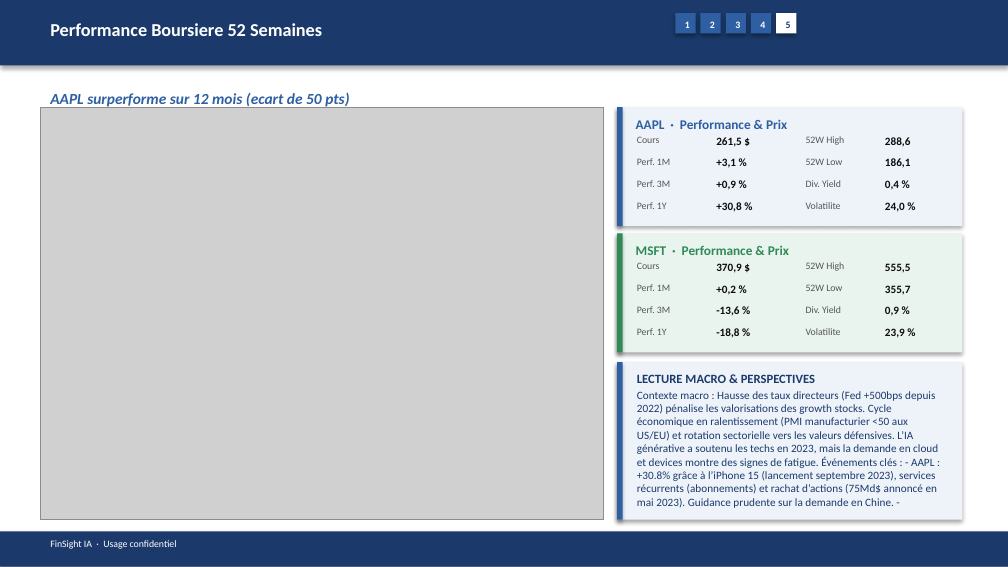
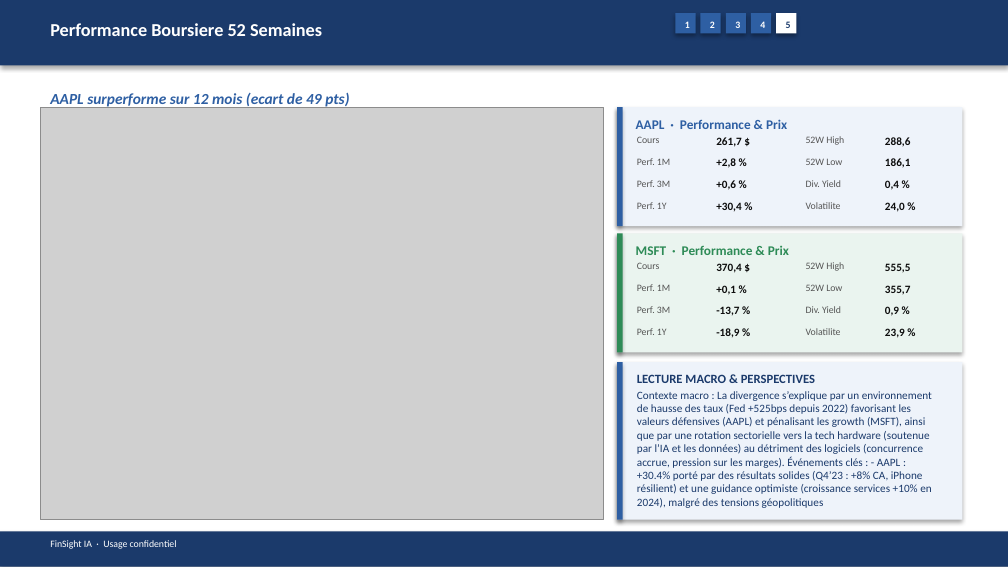
Before and after one commit to baptistejeh07-art/finsight-ia, a slide deck: slide 20 of preview/AAPL_vs_MSFT/AAPL_vs_MSFT_comparison.pptx. Drawn at 1008x567 pixels with LibreOffice and Linux fonts; fonts in the diff are those of the drawing; grey boxes stand for pictures. Boxes give left, top, right and bottom in pixels: in the first picture for what was removed or moved away, otherwise in the second. Text is boxed around its words. In the diff, an @@ line names an element or a change of style, - is before the commit and + after.

Commit message:
chore(preview): comparatif AAPL_vs_MSFT outputs

```diff
--- a/preview/AAPL_vs_MSFT/AAPL_vs_MSFT_comparison.pptx
+++ b/preview/AAPL_vs_MSFT/AAPL_vs_MSFT_comparison.pptx
@@ text at (50, 93, 349, 109): text changed @@
-AAPL surperforme sur 12 mois (ecart de 50 pts)
+AAPL surperforme sur 12 mois (ecart de 49 pts)
@@ text at (716, 137, 742, 147): text changed @@
-261,5 $
+261,7 $
@@ text at (716, 158, 736, 168): text changed @@
-+3,1 %
++2,8 %
@@ text at (716, 202, 741, 211): text changed @@
-+30,8 %
++30,4 %
@@ text at (716, 263, 742, 273): text changed @@
-370,9 $
+370,4 $
@@ text at (716, 306, 739, 315): text changed @@
--13,6 %
+-13,7 %
@@ text at (716, 328, 739, 337): text changed @@
--18,8 %
+-18,9 %
@@ text at (637, 391, 932, 508): text changed @@
-Contexte macro : Hausse des taux directeurs (Fed +500bps depuis 2022) pénalise les valorisations des growth stocks. Cycle économique en ralentissement (PMI manufacturier <50 aux US/EU) et rotation sectorielle vers les valeurs défensives. L’IA générative a soutenu les techs en 2023, mais la demande en cloud et devices montre des signes de fatigue. Événements clés : - AAPL : +30.8% grâce à l’iPhone 15 (lancement septembre 2023), services récurrents (abonnements) et rachat d’actions (75Md$ annoncé en mai 2023). Guidance prudente sur la demande en Chine. -
+Contexte macro : La divergence s’explique par un environnement de hausse des taux (Fed +525bps depuis 2022) favorisant les valeurs défensives (AAPL) et pénalisant les growth (MSFT), ainsi que par une rotation sectorielle vers la tech hardware (soutenue par l’IA et les données) au détriment des logiciels (concurrence accrue, pression sur les marges). Événements clés : - AAPL : +30.4% porté par des résultats solides (Q4’23 : +8% CA, iPhone résilient) et une guidance optimiste (croissance services +10% en 2024), malgré des tensions géopolitiques
```
Also in this commit, not shown: 12 other slides changed, 3 other files.
